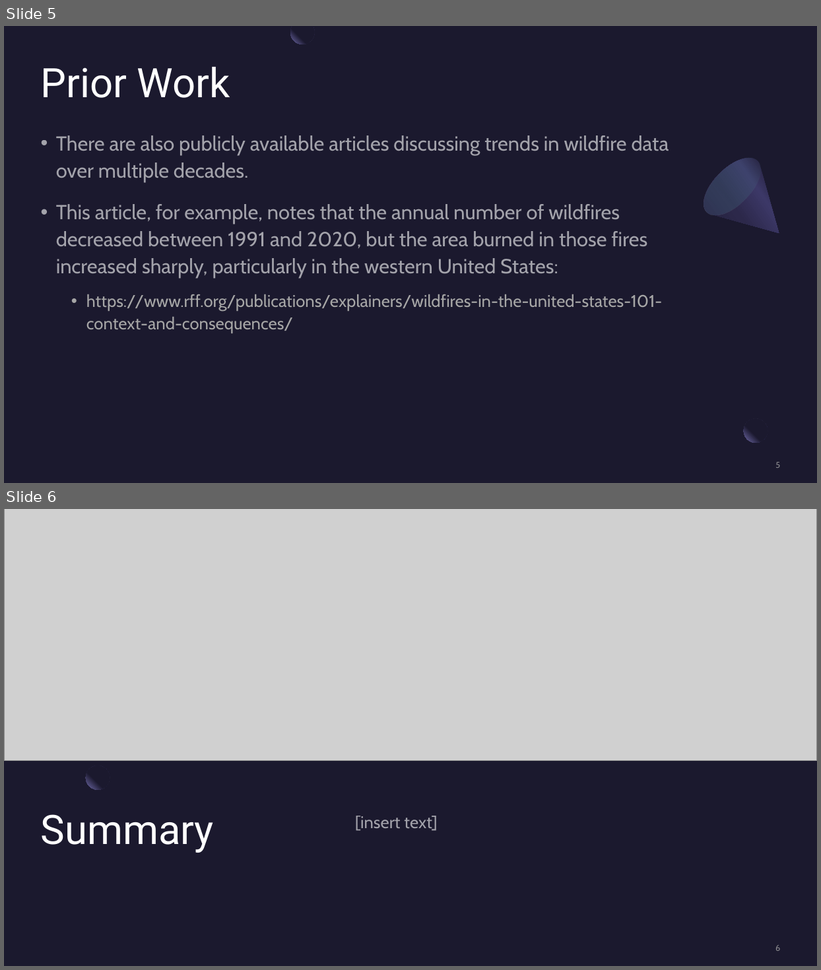
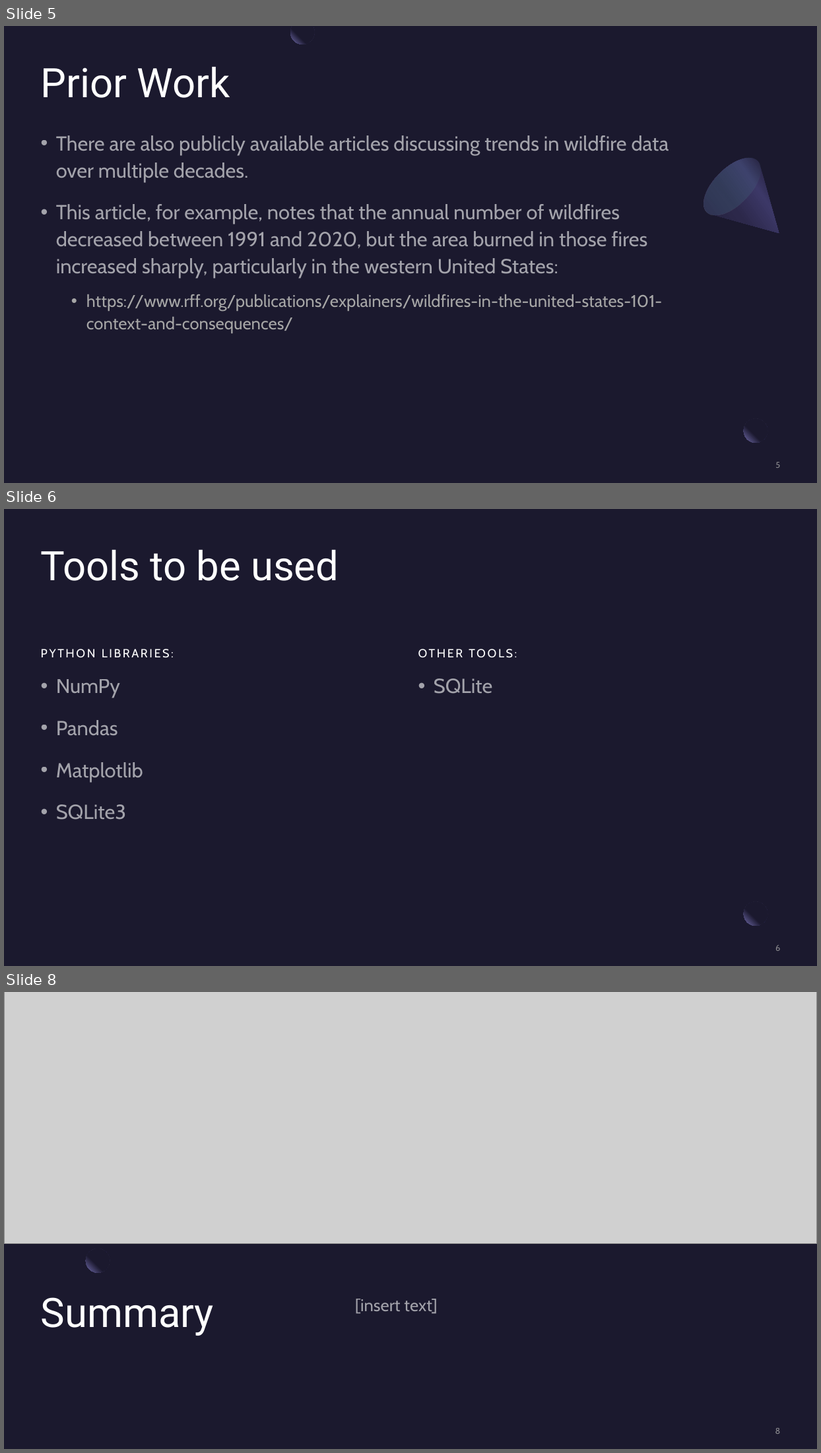
Before and after one commit to rodu4835/CSPB4502_ProjectWildfire, a slide deck: 03_ProjectWildfire_Part1.pptx. Shown one above the other, each under a label of ours: slides 5 and 6 before the commit, slides 5, 6 and 8 after it; the slides between them are not shown. The pictures are 821x970 and 821x1453 pixels, drawn with LibreOffice and Linux fonts; fonts in the diff are those of the drawing; grey boxes stand for pictures. Boxes give left, top, right and bottom in pixels: in the first picture for what was removed or moved away, otherwise in the second. Text is boxed around its words. In the diff, an @@ line names an element or a change of style, - is before the commit and + after.

```diff
--- a/03_ProjectWildfire_Part1.pptx
+++ b/03_ProjectWildfire_Part1.pptx
@@ slide 6 added at [4, 509, 817, 966], background #1B192E; not listed: 2 template elements that a slide beside it also shows @@
@@ title added at [41, 549, 339, 581], 48 pt, text #FFFFFF @@
+Tools to be used
@@ text added at [41, 649, 174, 658], 14 pt, text #FFFFFF @@
+PYTHON LIBRARIES:
@@ text added at [418, 649, 517, 658], 14 pt, text #FFFFFF @@
+OTHER TOOLS:
@@ text added at [56, 679, 143, 820], 24 pt, text #FFFFFF at 60% opacity @@
+• NumPy
+• Pandas
+• Matplotlib
+• SQLite3
@@ text added at [434, 679, 493, 694], 24 pt, text #FFFFFF at 60% opacity @@
+• SQLite
@@ page number added at [776, 945, 780, 951], 10 pt, text #A6A6A6 at 80% opacity @@
+6
@@ what was slide 6 is now slide 8 @@
@@ page number at [776, 1428, 781, 1434]: text changed @@
-6
+8
```
Also in this commit, not shown: 1 other slide added.
